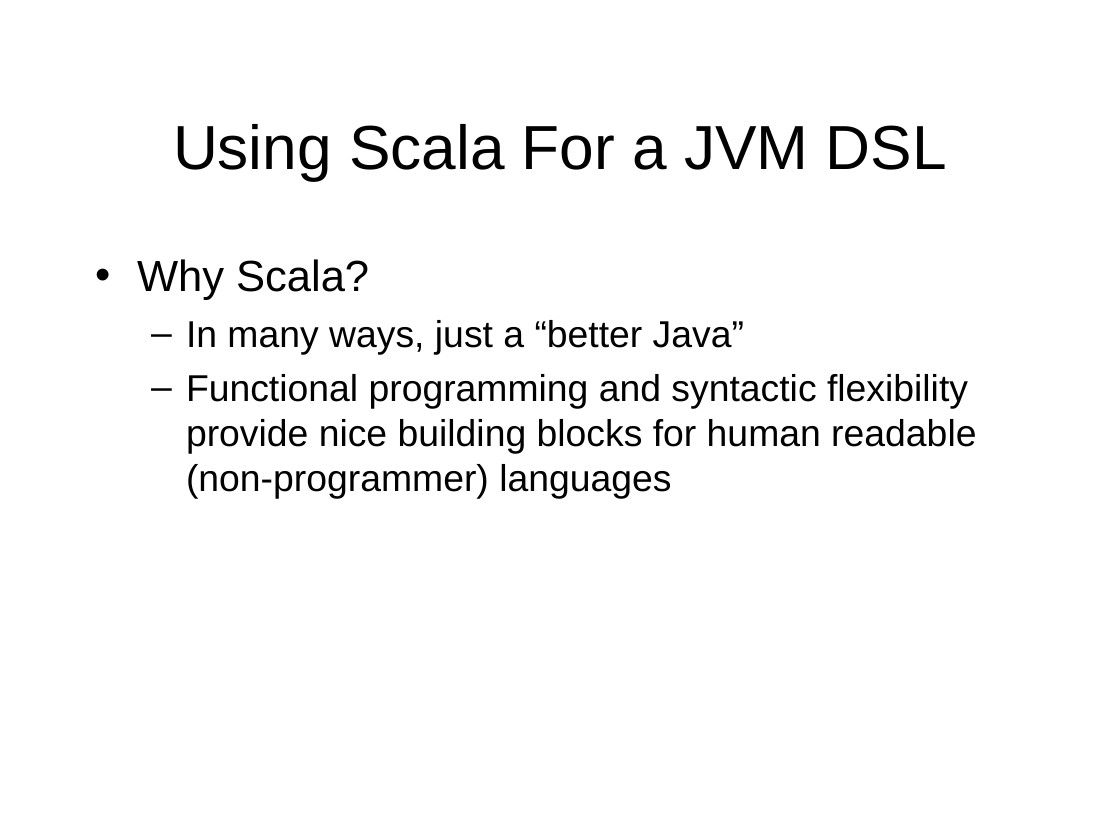
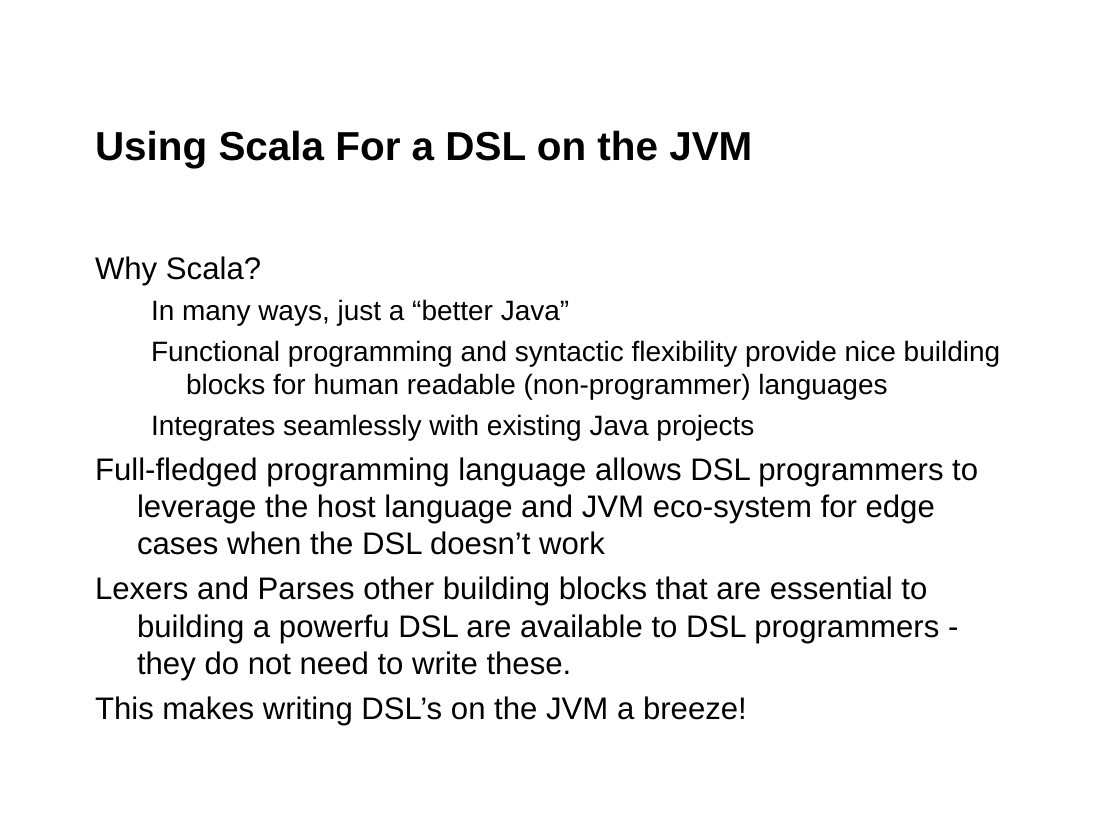
Before and after one commit to jgoodsen/agile2010, a slide deck: slide 6 of dsl.ppt (slide 5 before the commit). Drawn at 1120x840 pixels with LibreOffice and Linux fonts; fonts in the diff are those of the drawing; background and template pictures are left out. Boxes give left, top, right and bottom in pixels: in the first picture for what was removed or moved away, otherwise in the second. Text is boxed around its words. In the diff, an @@ line names an element or a change of style, - is before the commit and + after.

```diff
--- a/dsl.ppt
+++ b/dsl.ppt
@@ title at box(95, 130, 752, 168): text changed; size 40 to 26 pt; bold on @@
-Using Scala For a JVM DSL
+Using Scala For a DSL on the JVM
@@ text at box(95, 256, 1001, 400): size 28 to 20 pt in "Why Scala?"; size 24 to 18 pt in "In many ways, just a “better Java”", "Functional programming and syntactic flexibility provide nic ..."; bullet • to none; less space between paragraphs; bullet – to none @@
@@ text at box(95, 414, 978, 725): paragraphs added @@
+  Integrates seamlessly with existing Java projects
+Full-fledged programming language allows DSL programmers to leverage the host language and JVM eco-system for edge cases when the DSL doesn’t work
+Lexers and Parses other building blocks that are essential to building a powerfu DSL are available to DSL programmers - they do not need to write these.
+This makes writing DSL’s on the JVM a breeze!
```
Also in this commit, not shown: 7 other slides changed, 5 slides added, 1 other file.
